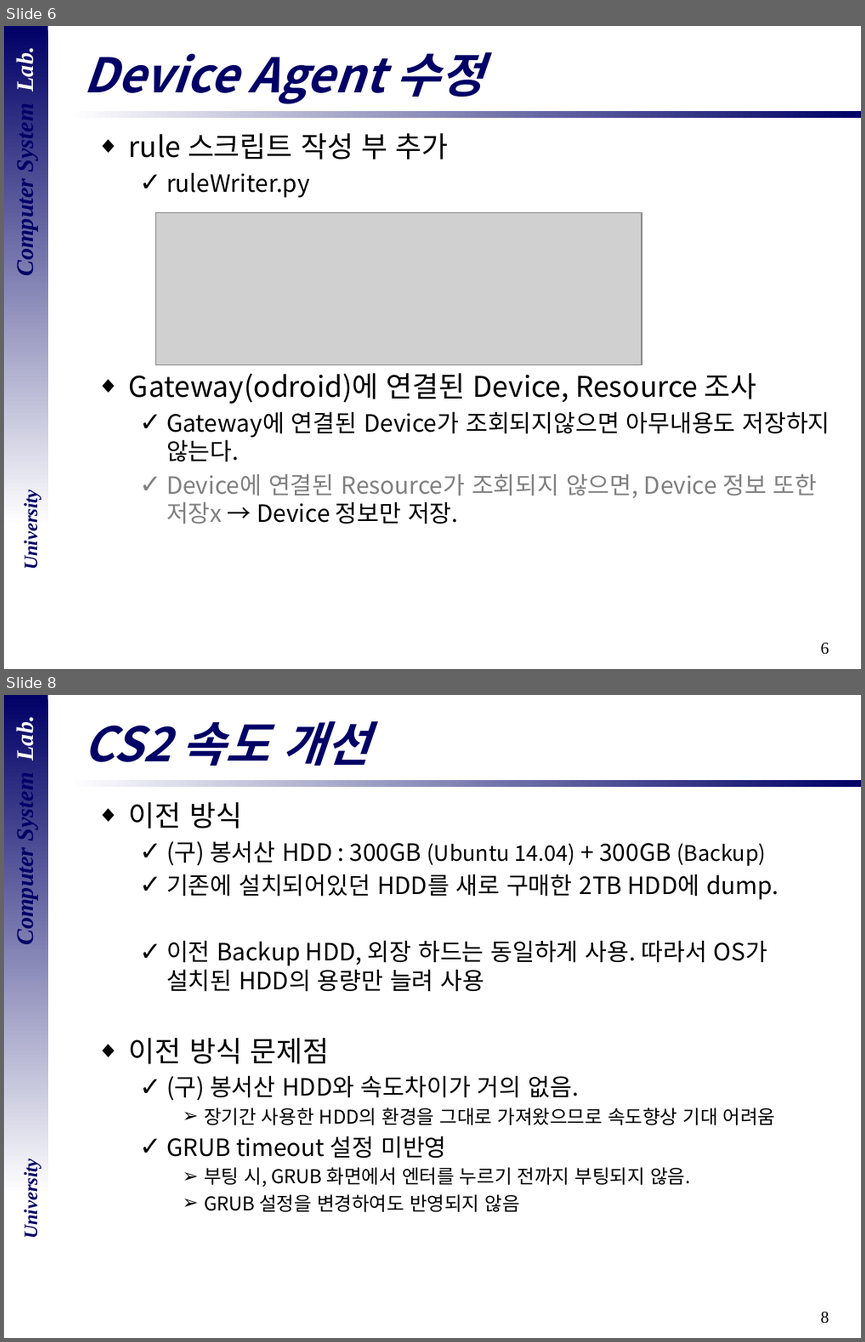
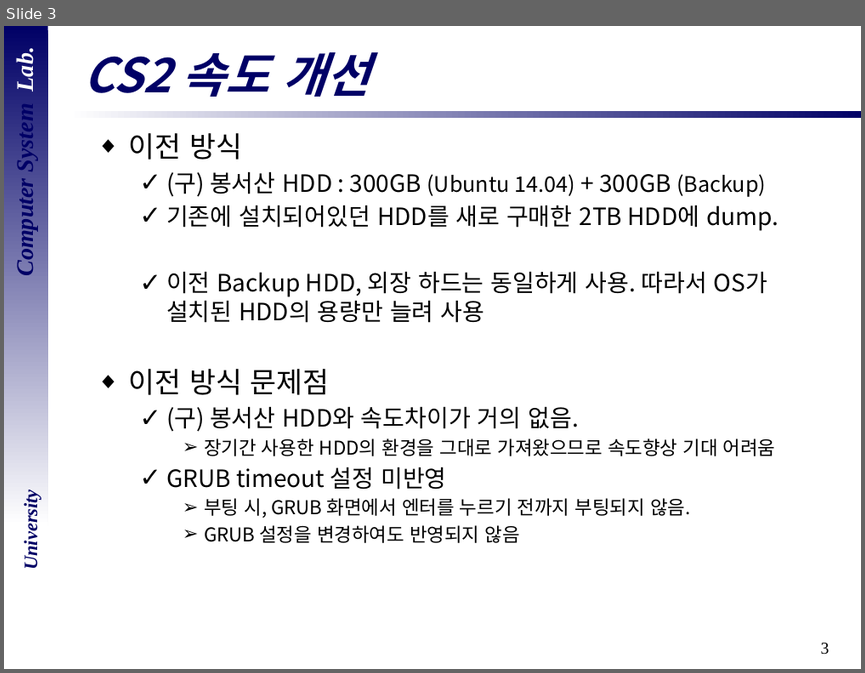
Before and after one commit to vkak006/CSLAB, a slide deck: 세미나 자료모음/2018년도/18.08.28 cs2 홈페이지 속도개선.pptx. Shown one above the other, each under a label of ours: slides 6 and 8 before the commit, slide 3 after it; the slides between them are not shown. The pictures are 865x1342 and 865x673 pixels, drawn with LibreOffice and Linux fonts; fonts in the diff are those of the drawing; grey boxes stand for pictures; background and template pictures are left out. Boxes give left, top, right and bottom in pixels: in the first picture for what was removed or moved away, otherwise in the second. Text is boxed around its words. In the diff, an @@ line names an element or a change of style, - is before the commit and + after.

Commit message:
add & change
세미나 자료 추가 및 수정

```diff
--- a/세미나 자료모음/2018년도/18.08.28 cs2 홈페이지 속도개선.pptx
+++ b/세미나 자료모음/2018년도/18.08.28 cs2 홈페이지 속도개선.pptx
@@ slide 6 removed at [4, 26, 861, 669], background #FFFFFF; not listed: 5 template elements that a slide beside it also shows @@
@@ title removed at [83, 53, 483, 104] @@
-Device Agent 수정
@@ text removed at [129, 133, 830, 524] @@
-◆ rule 스크립트 작성 부 추가
-  ✓ ruleWriter.py
-◆ Gateway(odroid)에 연결된 Device, Resource 조사
-  ✓ Gateway에 연결된 Device가 조회되지않으면 아무내용도 저장하지 않는다.
-  ✓ Device에 연결된 Resource가 조회되지 않으면, Device 정보 또한 저장x → Device 정보만 저장.
@@ picture removed at [155, 213, 642, 365] @@
@@ what was slide 8 is now slide 3 @@
@@ page number at [821, 642, 829, 654]: text changed @@
-8
+3
```
Also in this commit, not shown: 2 slides changed, 4 other slides removed, 29 other files.
